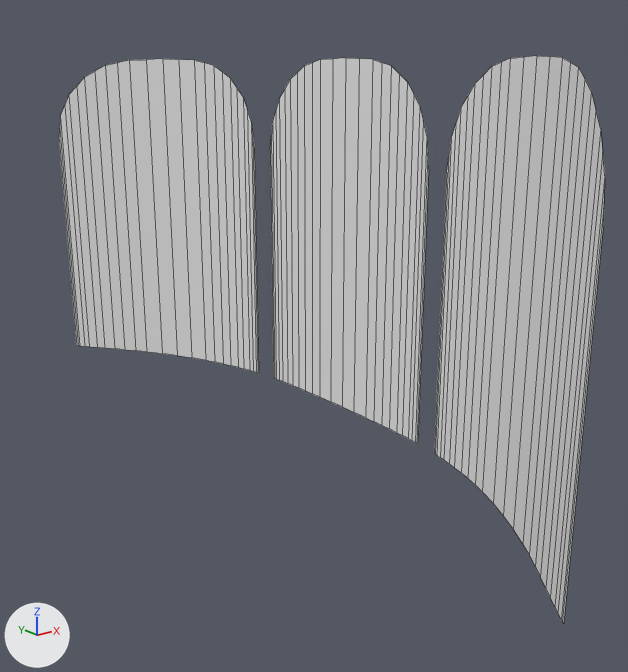
Renders of the FBX model Assets/_Project/Art/Models/Environments/Structures/MESH_Arch_Sides_Walls.fbx from each side of a commit.
Rendered twice from a 50 mm lens placed at (-1.37, -2.23, 1.19), pointed at (0.31, -0.12, 0.34). Arrows for +X, +Y and +Z are at lower left; the lights stay in place. Mesh edges are drawn as thin lines.

Objects in the first picture: 'Arch_Side_Walls'.
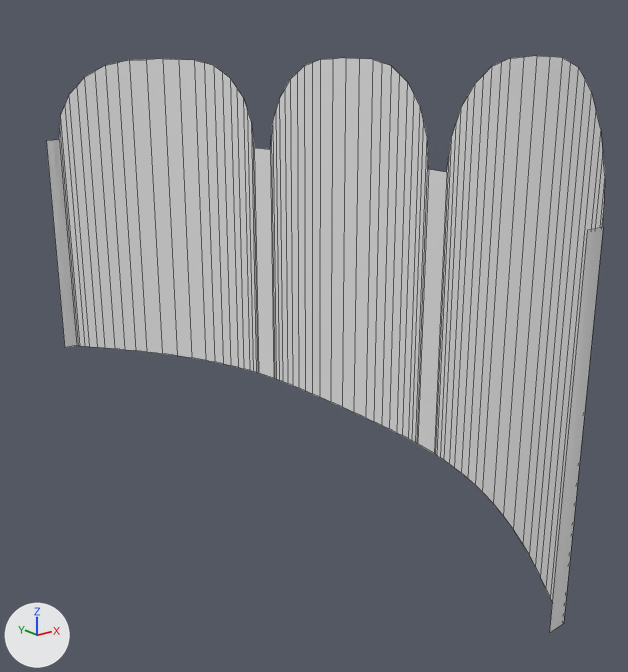
Location of each change, (x1, y1, x2, y2) in pixels of the pictures (628 x 672 px):
'Arch_Side_Walls', reshaped: before (59, 56, 605, 623); after (46, 56, 605, 633)
part 1 of me_plane_001, added: after (46, 140, 603, 633)
part 2 of me_plane_001, added: after (254, 148, 447, 453)

Patch to the scene script:
```diff
--- a/Assets/_Project/Art/Models/Environments/Structures/MESH_Arch_Sides_Walls.fbx.py
+++ b/Assets/_Project/Art/Models/Environments/Structures/MESH_Arch_Sides_Walls.fbx.py
@@ me_plane_001 @@
 me_plane_001.from_pydata(...)  # 150 vertices, 72 faces; spans x 0.09..0.54, y -1.28..1.28, z 0.0..1.2
 # used by ob_arch_side_walls; location = (0.0, 0.0, 0.0)
 # verts and faces of me_plane_001; kept vertices keep their numbers, new ones are numbered from 150
 # before: 2 (0.09, -1.28, 0.89) at pixel (603, 227), 27 (0.09, -1.28, 0.0) at pixel (563, 623), 108 (0.09, 1.28, 0.89) at pixel (59, 139), 133 (0.09, 1.28, 0.0) at pixel (76, 345)
 # before: 8 (0.51, -0.48, 0.89) at pixel (446, 172), 33 (0.51, -0.48, 0.0) at pixel (434, 453), 52 (0.52, -0.4, 0.89) at pixel (428, 169), 58 (0.52, 0.4, 0.89) at pixel (270, 149), 77 (0.52, -0.4, 0.0) at pixel (417, 443)
 # before: 83 (0.52, 0.4, 0.0) at pixel (273, 378), 102 (0.51, 0.48, 0.89) at pixel (254, 148), 127 (0.51, 0.48, 0.0) at pixel (258, 373)
+# me_plane_001 part 1
+for new, old in zip([*range(150, 154)], [2, 27, 108, 133]): verts[new] = verts[old] + (-0.05, 0.0, 0.0)
+faces += [(108, 152, 153, 133), (2, 27, 151, 150)]
+# me_plane_001 part 2
+faces += [(8, 52, 77, 33), (58, 102, 127, 83)]
 me_plane_001.materials.append(mat_mat_arch_sides)
```
